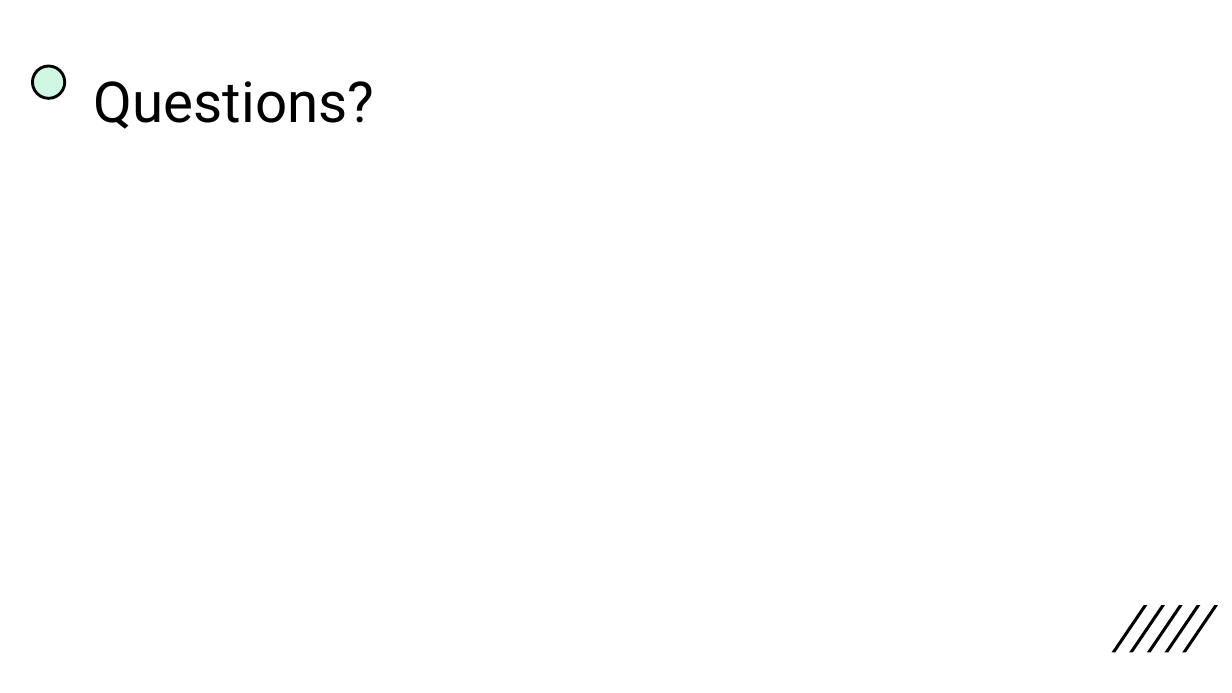
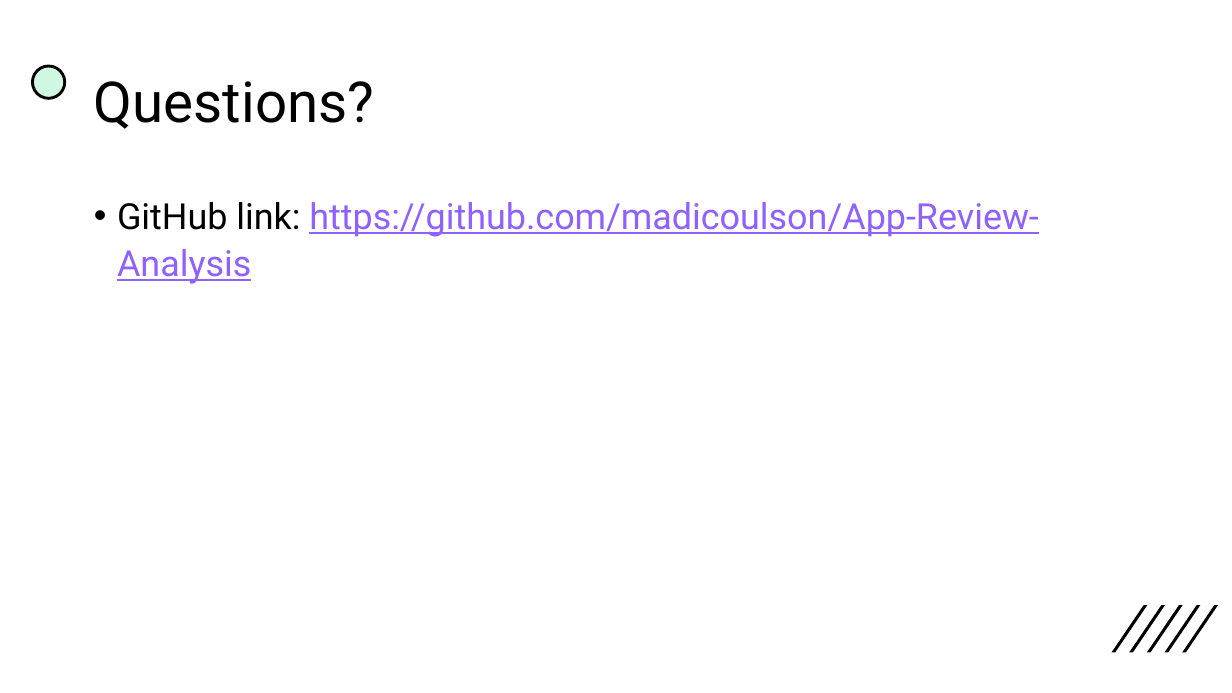
Before and after one commit to madicoulson/App-Review-Analysis, a slide deck: slide 10 of SVM for App Review Analysis.pptx. Drawn at 1232x693 pixels with LibreOffice and Linux fonts; fonts in the diff are those of the drawing. Boxes give left, top, right and bottom in pixels: in the first picture for what was removed or moved away, otherwise in the second. Text is boxed around its words. In the diff, an @@ line names an element or a change of style, - is before the commit and + after.

```diff
--- a/SVM for App Review Analysis.pptx
+++ b/SVM for App Review Analysis.pptx
@@ text added at (x1=117, y1=202, x2=1039, y2=284), 28 pt, text #8F61FF, underline @@
+• GitHub link: https://github.com/madicoulson/App-Review-Analysis
```
Also in this commit, not shown: 3 other slides changed.
